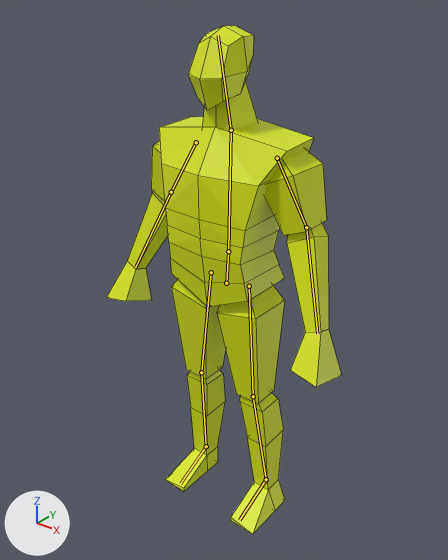
Before and after pictures for a commit that changed the Blender file Godot/Blender/Behold_A_Man/behold_a_man.blend.
Both versions are drawn from a 50 mm camera at (1.266, -1.599, 1.987) aimed at (-0.008, -0.006, 0.999). The axes (+X, +Y, +Z) are drawn at lower left. The lights are the same throughout. The bones that bend it are drawn over the model as lines. Mesh edges are drawn as thin lines.
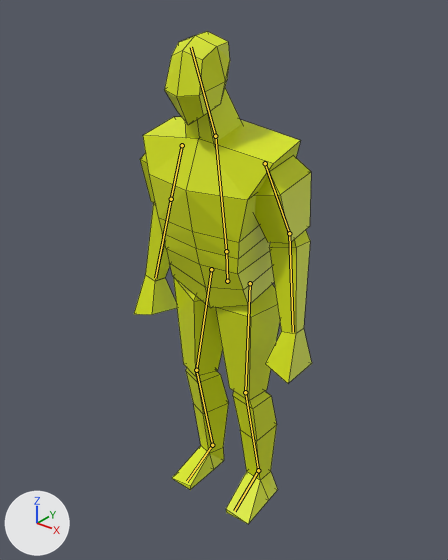
The newer file adds an action. The first version stands in its rest pose; the second is drawn at frame 9 of the action 'step_left_loop'.

Pixel boxes [x1, y1, x2, y2] of what changed, in the pictures (448 x 560 px):
'Cube', posed (24% narrower)
    before: [107, 26, 341, 534]
    after: [134, 31, 312, 524]
bone 'body_lower', root to tip
    before: (226, 283) to (228, 251)
    after: (227, 281) to (226, 251)
bone 'body_upper', root to tip
    before: (228, 251) to (231, 130)
    after: (226, 251) to (215, 136)
bone 'upperarm.l', root to tip
    before: (277, 158) to (306, 227)
    after: (265, 163) to (289, 233)
bone 'upperarm.r', root to tip
    before: (196, 142) to (171, 192)
    after: (182, 145) to (171, 199)

The change, as a list of edits to the scene's bpy script:
```text
Change bone_body_lower:
    where bone_body_lower = bpy.data.objects['Armature'].pose.bones['body_lower']
    bone_body_lower.location: (0.0, 0.0, 0.0) -> (-0.009, 0.001, -0.017)
    bone_body_lower.rotation_quaternion: (1.0, 0.0, 0.0, 0.0) -> (0.996, 0.091, 0.005, -0.016)  # degrees (0, 0, 0) -> degrees (10, 1, -2)
Change bone_body_upper:
    where bone_body_upper = bpy.data.objects['Armature'].pose.bones['body_upper']  # child of 'body_lower'
    bone_body_upper.rotation_quaternion: (1.0, 0.0, 0.0, 0.0) -> (1.0, -0.001, 0.003, 0.008)  # degrees (0, 0, 0) -> degrees (0, 0, 1)
Change bone_upperarm_l:
    where bone_upperarm_l = bpy.data.objects['Armature'].pose.bones['upperarm.l']  # child of 'body_upper'
    bone_upperarm_l.rotation_quaternion: (1.0, 0.0, 0.0, 0.0) -> (0.995, 0.0, -0.002, -0.099)  # degrees (0, 0, 0) -> degrees (0, 0, -11)
Change bone_upperarm_r:
    where bone_upperarm_r = bpy.data.objects['Armature'].pose.bones['upperarm.r']  # child of 'body_upper'
    bone_upperarm_r.rotation_quaternion: (1.0, 0.0, 0.0, 0.0) -> (0.997, 0.0, 0.001, 0.082)  # degrees (0, 0, 0) -> degrees (0, 0, 9)
Change bone_iklegpole_l:
    where bone_iklegpole_l = bpy.data.objects['Armature'].pose.bones['iklegpole.l']
    bone_iklegpole_l.location: (0.0, 0.0, 0.0) -> (0.102, -0.053, 0.009)
Change bone_iklegtarget_l:
    where bone_iklegtarget_l = bpy.data.objects['Armature'].pose.bones['iklegtarget.l']
    bone_iklegtarget_l.location: (0.0, 0.0, 0.0) -> (0.056, 0.024, -0.006)
    bone_iklegtarget_l.rotation_quaternion: (1.0, 0.0, 0.0, 0.0) -> (0.998, -0.002, 0.0, -0.03)  # degrees (0, 0, 0) -> degrees (0, 0, -3)
Change bone_iklegpole_r:
    where bone_iklegpole_r = bpy.data.objects['Armature'].pose.bones['iklegpole.r']
    bone_iklegpole_r.location: (0.0, 0.0, 0.0) -> (0.229, -0.053, -0.02)
Change bone_iklegtarget_r:
    where bone_iklegtarget_r = bpy.data.objects['Armature'].pose.bones['iklegtarget.r']
    bone_iklegtarget_r.location: (0.0, 0.0, 0.0) -> (-0.022, 0.017, -0.013)
```
